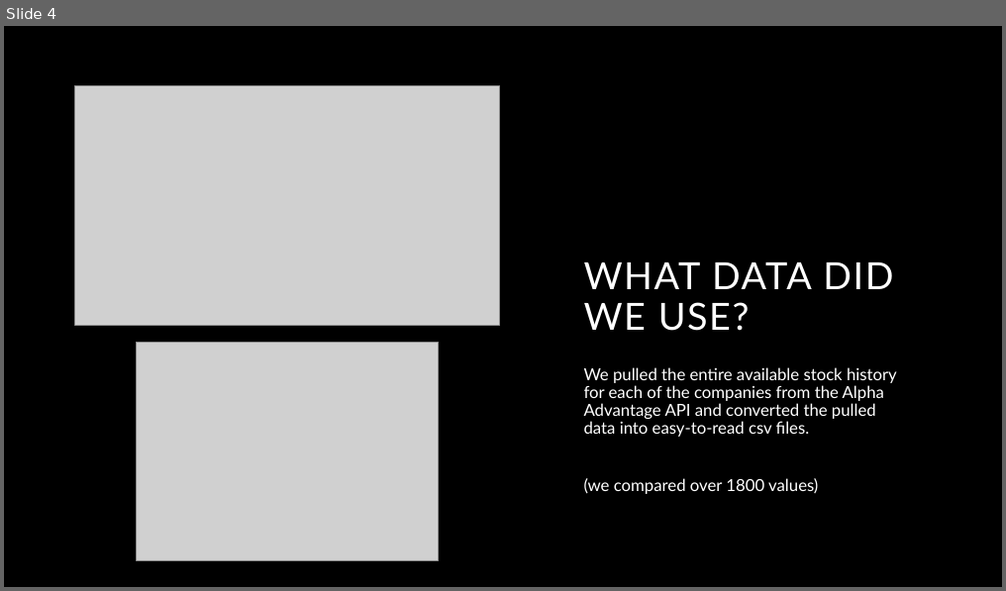
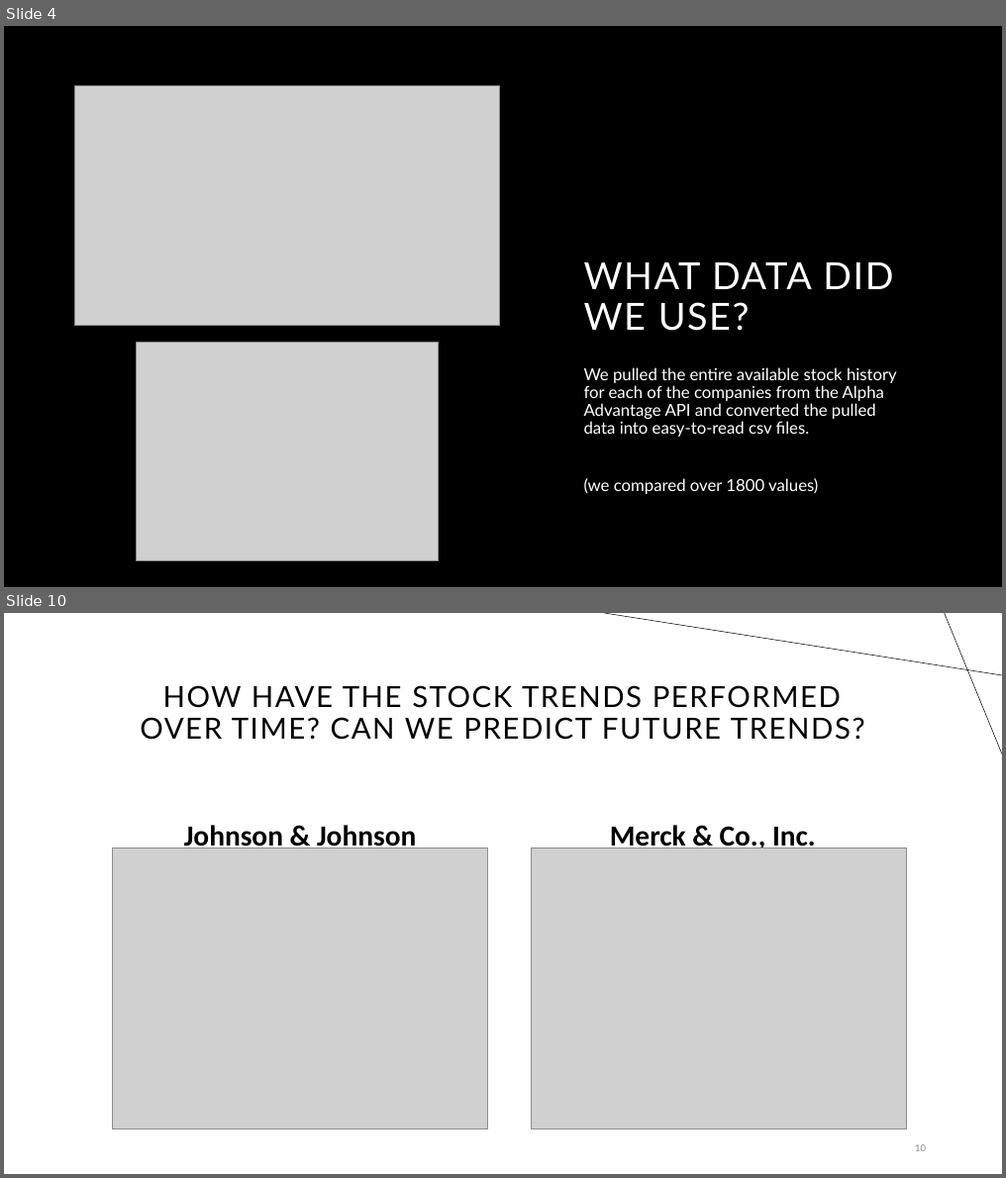
Before and after one commit to proctorsjackson/group_3_project_1, a slide deck: Powerpoint copy Jackson.pptx. Shown one above the other, each under a label of ours: slide 4 before the commit, slides 4 and 10 after it; the slides between them are not shown. The pictures are 1006x591 and 1006x1178 pixels, drawn with LibreOffice and Linux fonts; fonts in the diff are those of the drawing; grey boxes stand for pictures; background and template pictures are left out. Boxes give left, top, right and bottom in pixels: in the first picture for what was removed or moved away, otherwise in the second. Text is boxed around its words. In the diff, an @@ line names an element or a change of style, - is before the commit and + after.

```diff
--- a/Powerpoint copy Jackson.pptx
+++ b/Powerpoint copy Jackson.pptx
@@ slide 10 added at (x1=4, y1=613, x2=1002, y2=1174), background #FFFFFF @@
@@ line added from (1002, 675) to (604, 613), #000000 0.5 pt @@
@@ line added from (944, 613) to (1002, 755), #000000 0.5 pt @@
@@ title added at (x1=140, y1=685, x2=865, y2=740), 28 pt, text #000000 @@
+HOW HAVE THE STOCK TRENDS PERFORMED OVER TIME? CAN WE PREDICT FUTURE TRENDS?
@@ picture added at (x1=113, y1=848, x2=487, y2=1130) @@
@@ text added at (x1=184, y1=825, x2=416, y2=853), 28 pt, text #000000, bold @@
+Johnson & Johnson
@@ picture added at (x1=531, y1=848, x2=906, y2=1130) @@
@@ text added at (x1=610, y1=825, x2=816, y2=853), 28 pt, text #000000, bold @@
+Merck & Co., Inc.
@@ page number added at (x1=915, y1=1145, x2=926, y2=1152), 9 pt, text #8C8C8C @@
+10
```
Also in this commit, not shown: 7 slides changed, 3 other slides added, 2 other files.
